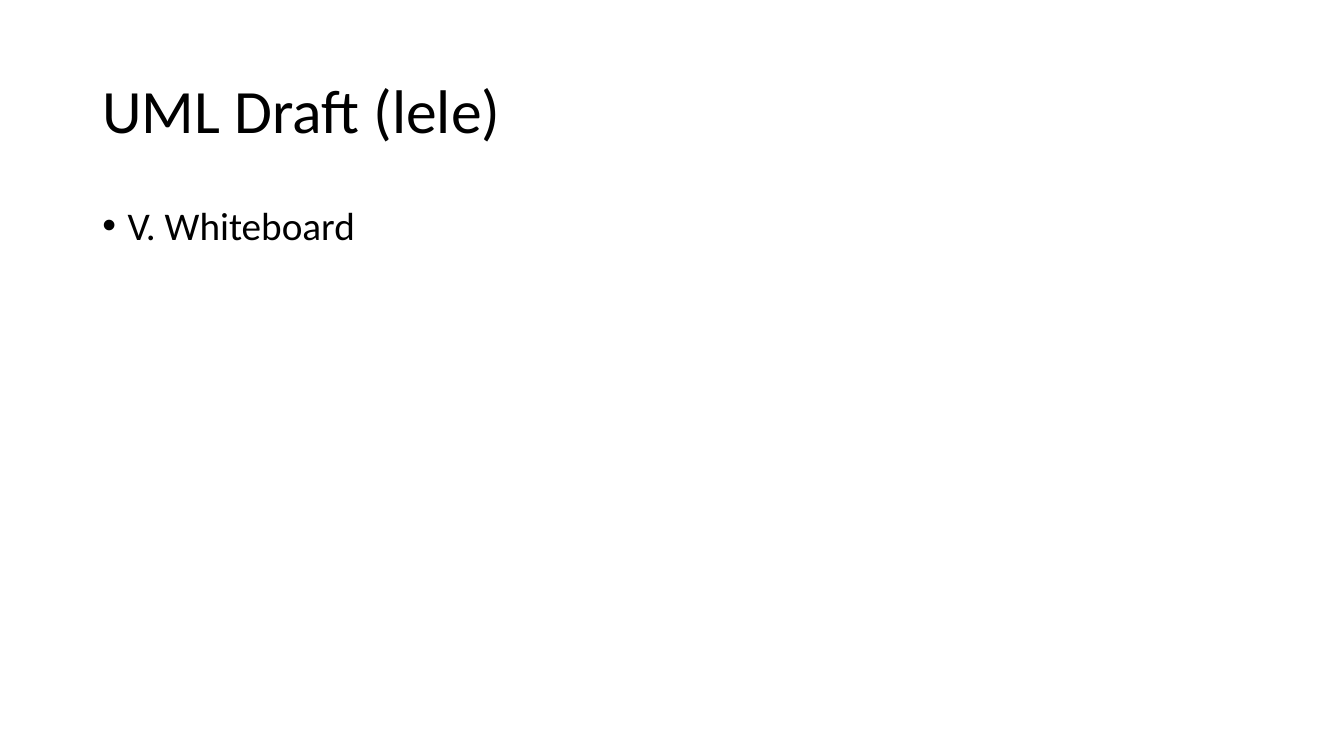
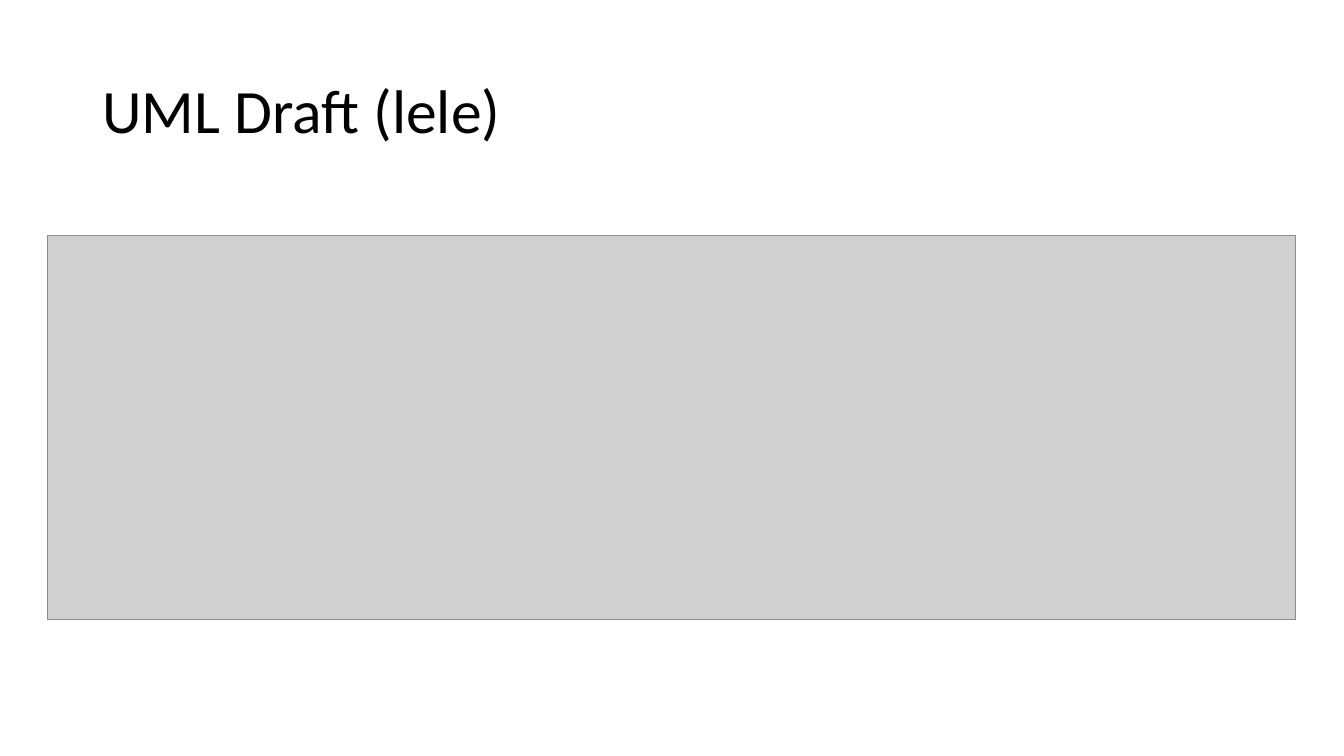
Before and after one commit to wirtj1/relatives, a slide deck: slide 5 of Orange/doc/CS01/task07/Task07.pptx (slide 4 before the commit). Drawn at 1344x756 pixels with LibreOffice and Linux fonts; fonts in the diff are those of the drawing; grey boxes stand for pictures. Boxes give left, top, right and bottom in pixels: in the first picture for what was removed or moved away, otherwise in the second. Text is boxed around its words. In the diff, an @@ line names an element or a change of style, - is before the commit and + after.

Commit message:
update folie 1-4

```diff
--- a/Orange/doc/CS01/task07/Task07.pptx
+++ b/Orange/doc/CS01/task07/Task07.pptx
@@ picture added at [48, 235, 1297, 619] @@
@@ text removed at [128, 212, 355, 241] @@
-• V. Whiteboard
```
Also in this commit, not shown: 1 other slide changed, 1 slide added.
